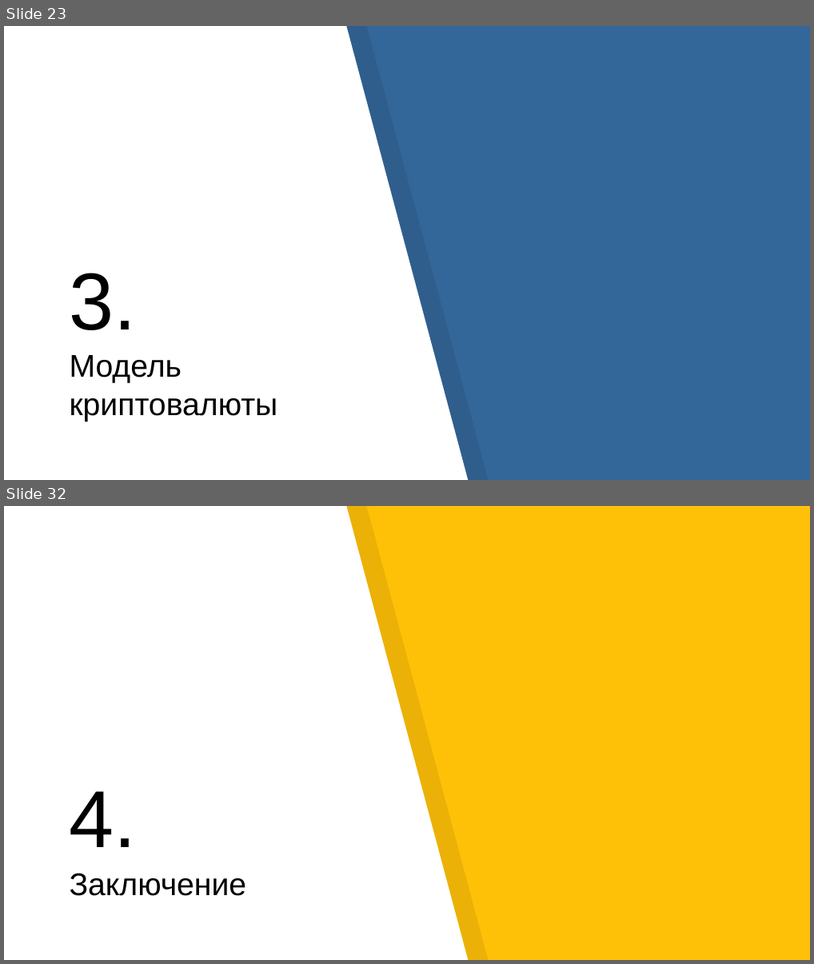
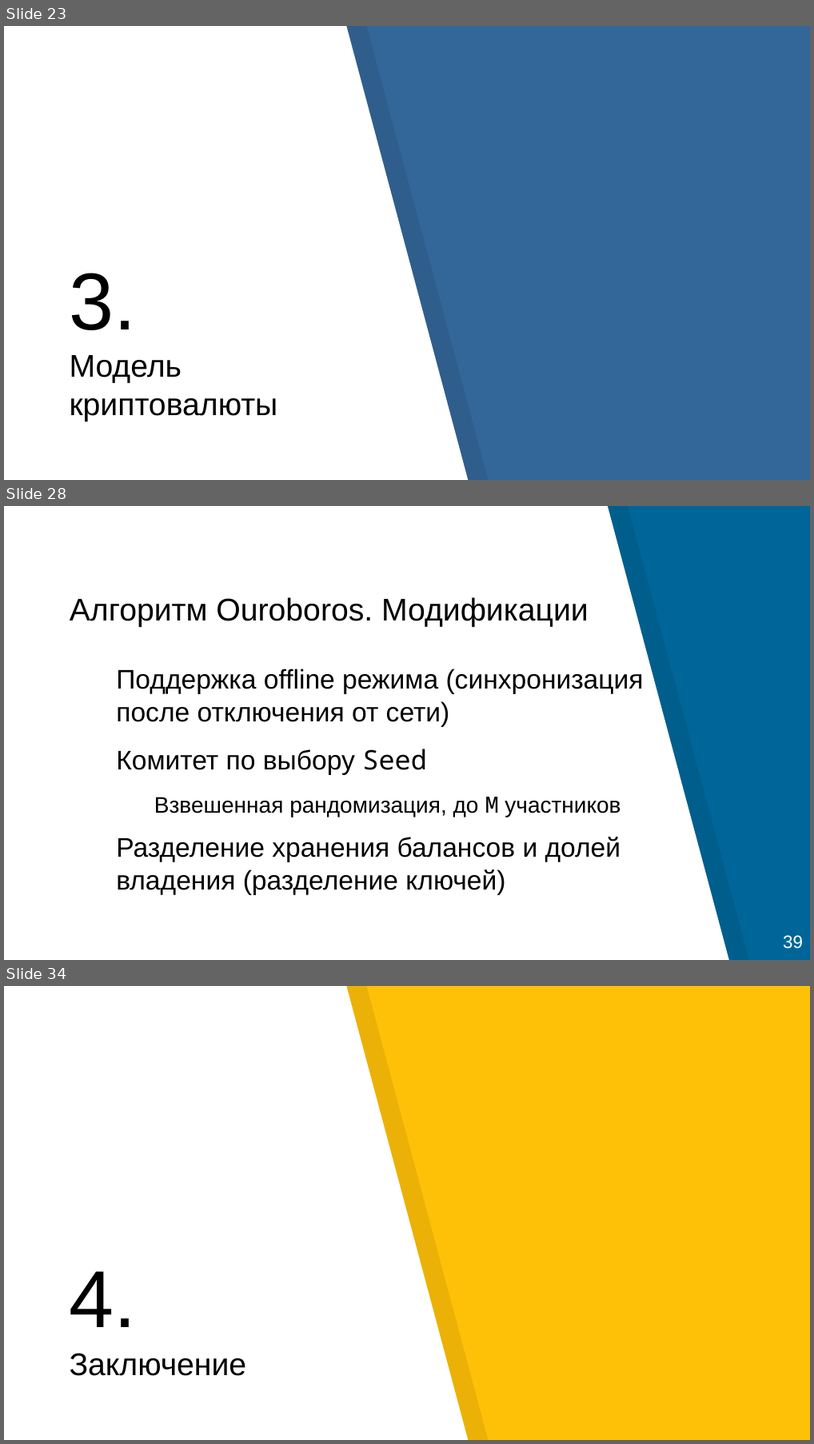
Before and after one commit to georgeee/itmo-master-thesis, a slide deck: presentation.odp. Shown one above the other, each under a label of ours: slides 23 and 32 before the commit, slides 23, 28 and 34 after it; the slides between them are not shown. The pictures are 814x964 and 814x1444 pixels, drawn with LibreOffice and Linux fonts; fonts in the diff are those of the drawing. Boxes give left, top, right and bottom in pixels: in the first picture for what was removed or moved away, otherwise in the second. Text is boxed around its words. In the diff, an @@ line names an element or a change of style, - is before the commit and + after.

```diff
--- a/presentation.odp
+++ b/presentation.odp
@@ slide 28 added at (4,506,810,960), background #006699 @@
@@ freeform shape added at (4,506,730,960), fill #FFFFFF @@
@@ freeform shape added at (24,506,750,960), fill #000000 at 8% opacity @@
@@ title added at (70,597,589,627), 28 pt, text #000000 @@
+Алгоритм Ouroboros. Модификации
@@ text added at (116,668,644,895), 24 pt, text #000000 @@
+● Поддержка offline режима (синхронизация после отключения от сети)
+● Комитет по выбору Seed
+  − Взвешенная рандомизация, до M участников
+● Разделение хранения балансов и долей владения (разделение ключей)
@@ text added at (783,935,803,948), 16 pt, text #FFFFFF @@
+39
@@ what was slide 32 is now slide 34 @@
```
Also in this commit, not shown: 31 slides changed, 2 other slides added, 1 slide removed, 1 other file.
